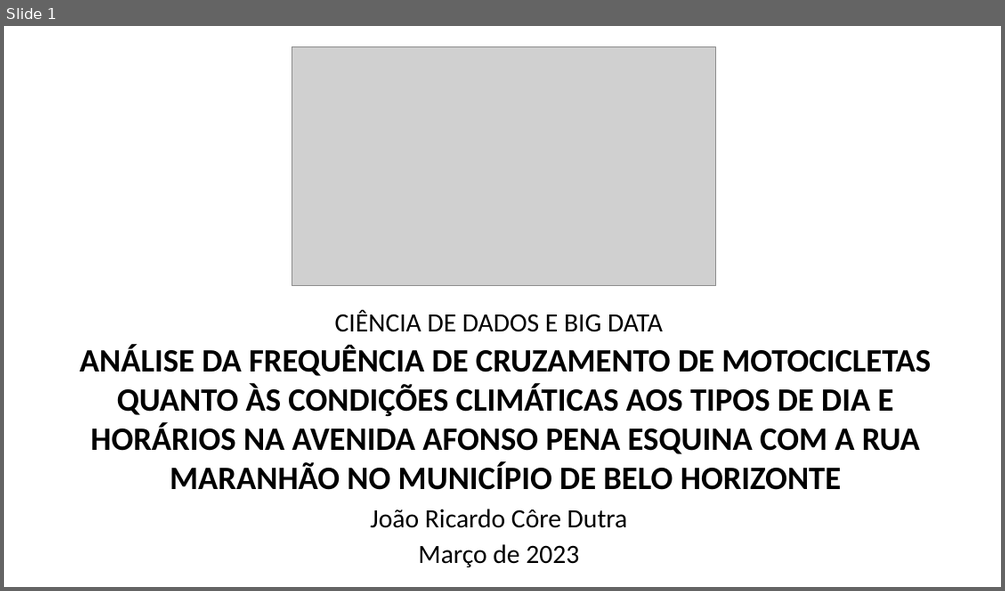
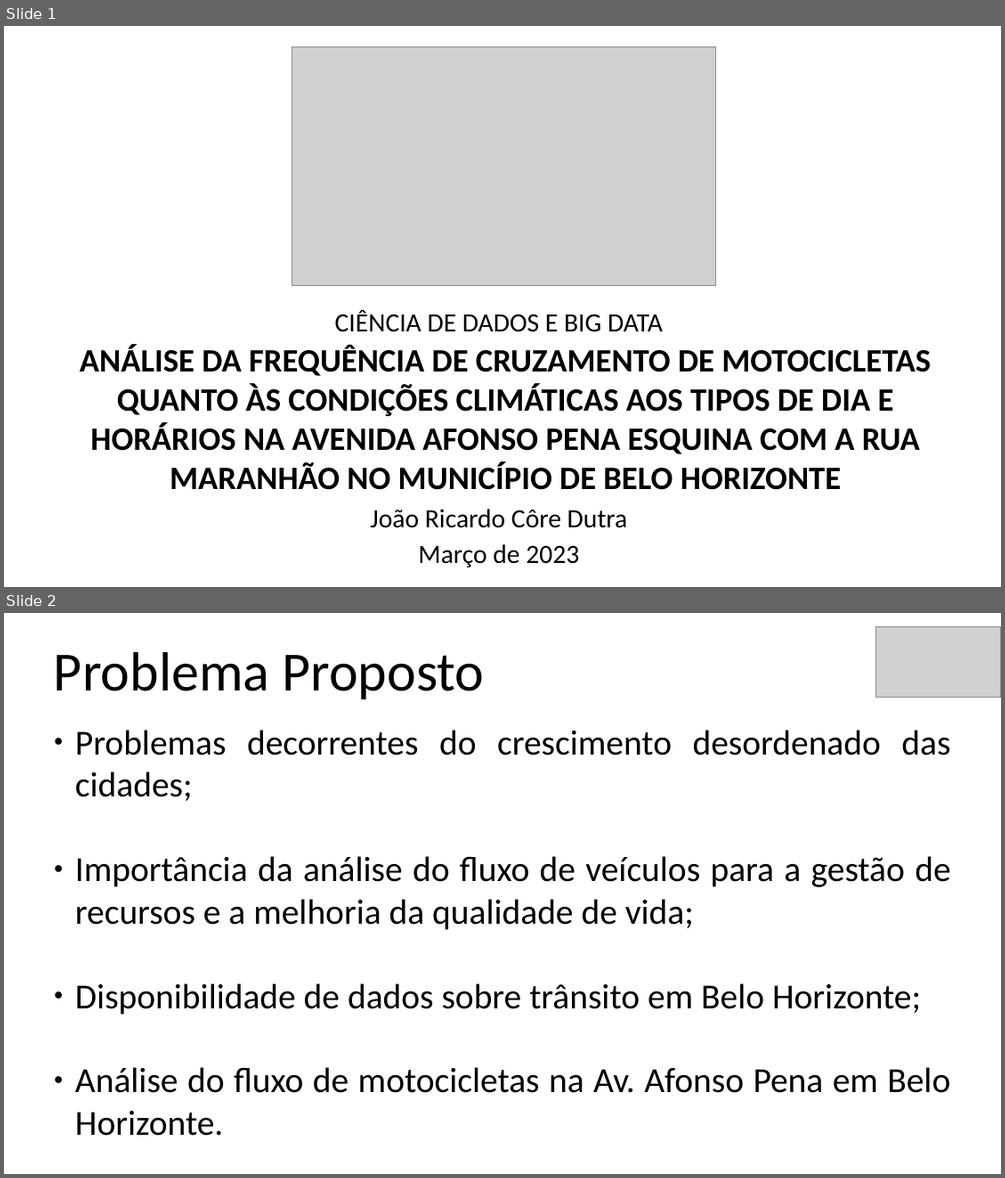
Before and after one commit to jrdutra/tcc_ciencia_de_dados_puc_minas, a slide deck: Apresentacao.odp. Shown one above the other, each under a label of ours: slide 1 before the commit, slides 1 and 2 after it. The pictures are 1005x591 and 1005x1178 pixels, drawn with LibreOffice and Linux fonts; fonts in the diff are those of the drawing; grey boxes stand for pictures. Boxes give left, top, right and bottom in pixels: in the first picture for what was removed or moved away, otherwise in the second. Text is boxed around its words. In the diff, an @@ line names an element or a change of style, - is before the commit and + after.

```diff
--- a/Apresentacao.odp
+++ b/Apresentacao.odp
@@ slide 2 added at (x1=4, y1=613, x2=1001, y2=1174), background #FFFFFF @@
@@ picture added at (x1=877, y1=627, x2=1001, y2=698) @@
@@ title added at (x1=54, y1=652, x2=484, y2=699), 44 pt, text #000000 @@
+Problema Proposto
@@ subtitle added at (x1=75, y1=730, x2=950, y2=1135), 28 pt, text #000000 @@
+● Problemas decorrentes do crescimento desordenado das cidades;
+● Importância da análise do fluxo de veículos para a gestão de recursos e a melhoria da qualidade de vida;
+● Disponibilidade de dados sobre trânsito em Belo Horizonte;
+● Análise do fluxo de motocicletas na Av. Afonso Pena em Belo Horizonte.
```
Also in this commit, not shown: 15 other slides added, 1 slide removed, 3 other files.
